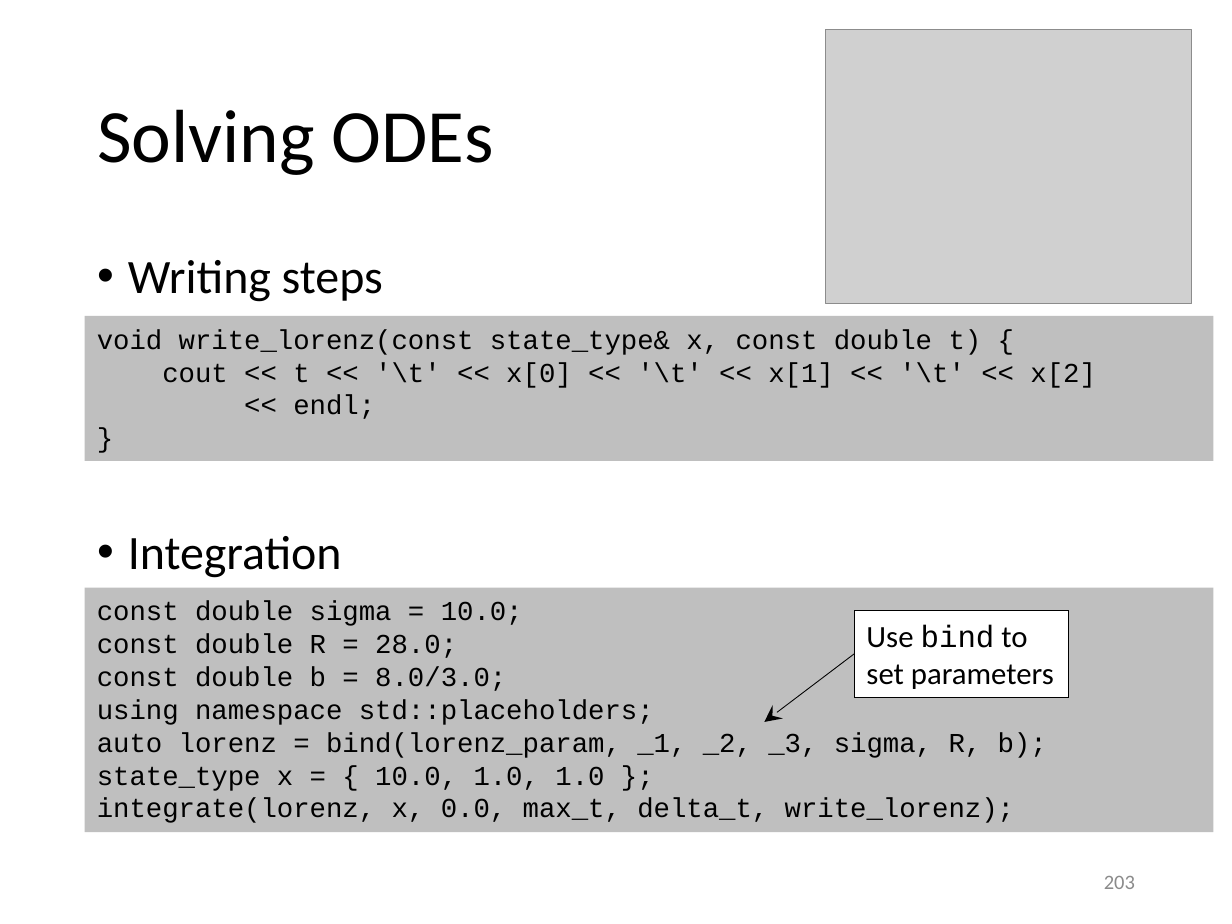
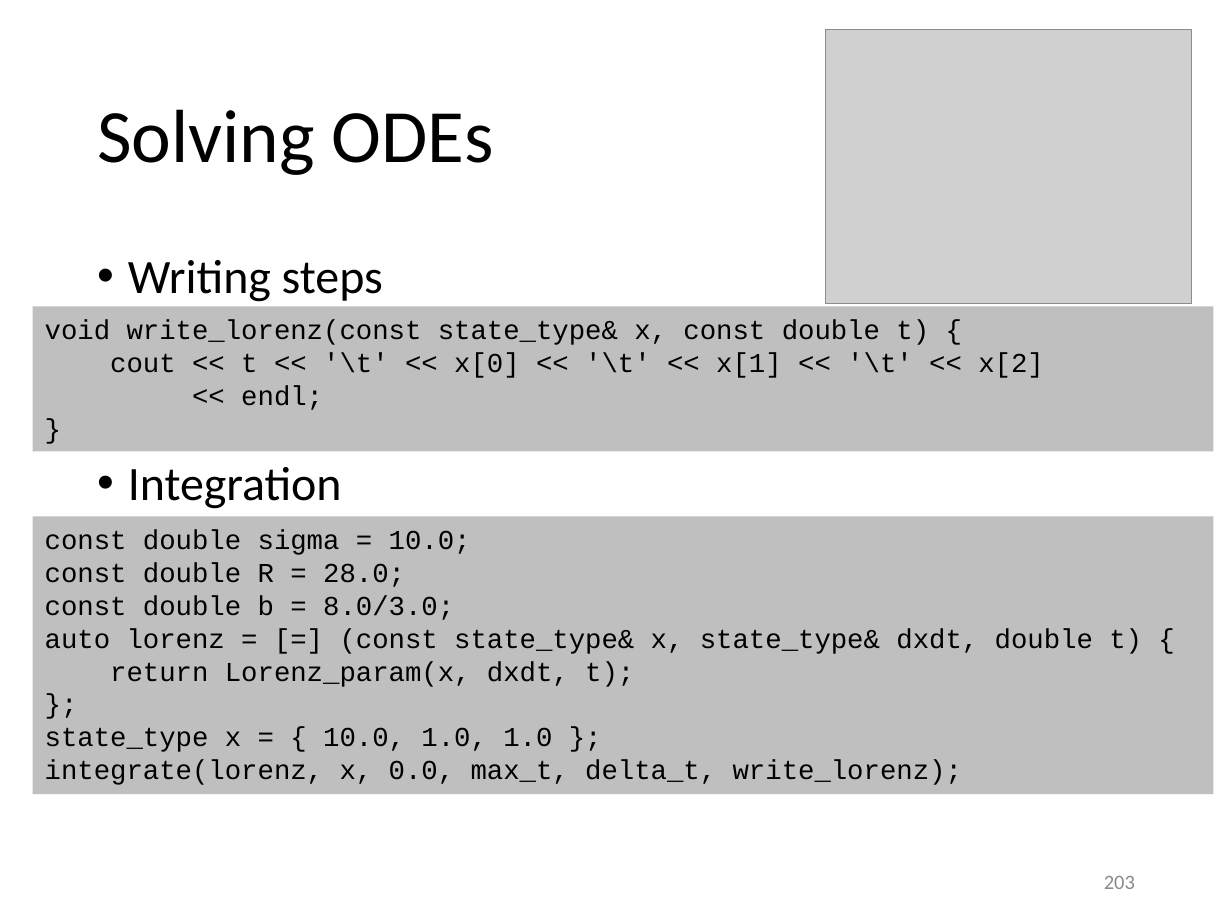
Before and after one commit to gjbex/Scientific-C-plus-plus, a slide deck: slide 203 of scientific_cpp.pptx. Drawn at 1232x924 pixels with LibreOffice and Linux fonts; fonts in the diff are those of the drawing; grey boxes stand for pictures. Boxes give left, top, right and bottom in pixels: in the first picture for what was removed or moved away, otherwise in the second. Text is boxed around its words. In the diff, an @@ line names an element or a change of style, - is before the commit and + after.

```diff
--- a/scientific_cpp.pptx
+++ b/scientific_cpp.pptx
@@ text "Writing steps" rewrapped from [128, 260, 383, 578] to [128, 260, 383, 509] @@
@@ rectangle "void write_lorenz(const state_type& x, const ...": place and size @@
-rectangle "void write_lorenz(const state_type& x, const ..." at [85, 315, 1214, 461]
+rectangle "void write_lorenz(const state_type& x, const ..." at [32, 307, 1212, 452]
@@ rectangle "const double sigma = 10.0;": place and size @@
-rectangle "const double sigma = 10.0;" at [85, 588, 1214, 833]
+rectangle "const double sigma = 10.0;" at [32, 516, 1212, 795]
@@ text in rectangle at [45, 628, 1142, 687]: text changed @@
-using namespace std::placeholders;
-auto lorenz = bind(lorenz_param, _1, _2, _3, sigma, R, b);
+auto lorenz = [=] (const state_type& x, state_type& dxdt, double t) {
+return Lorenz_param(x, dxdt, t);
+};
@@ rectangle removed at [854, 610, 1068, 697] @@
-Use bind to
-set parameters
@@ arrow removed from (854, 654) to (764, 722) @@
```
Also in this commit, not shown: 1 other slide changed.
